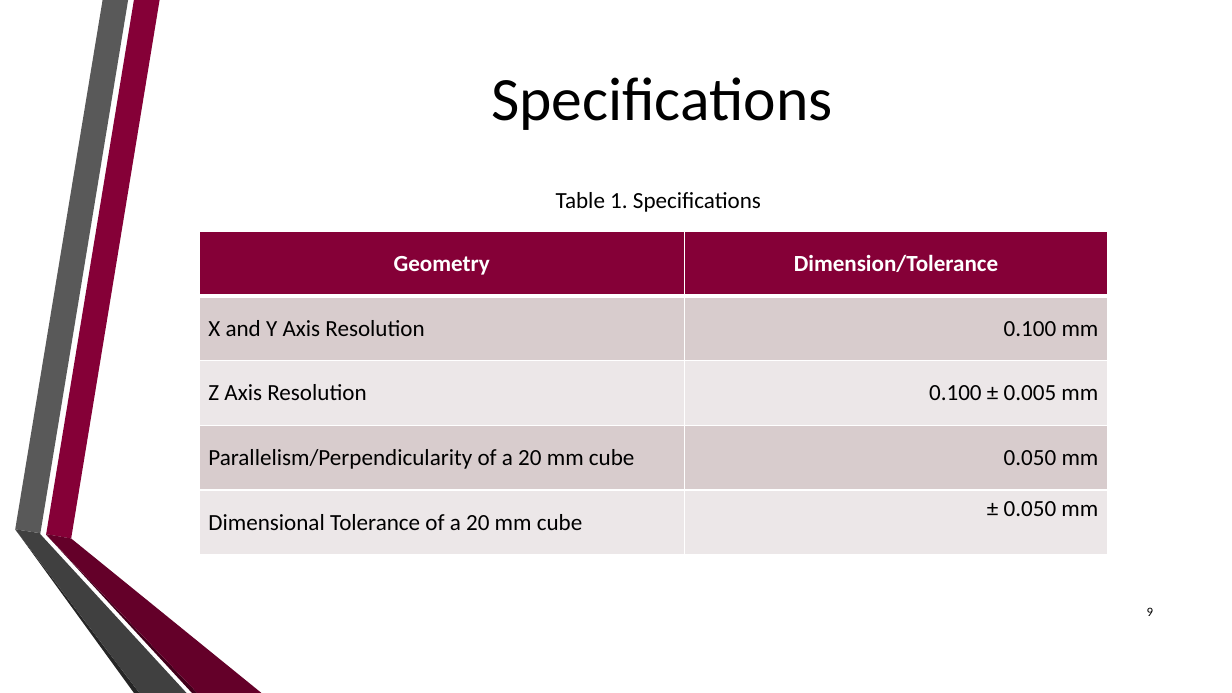
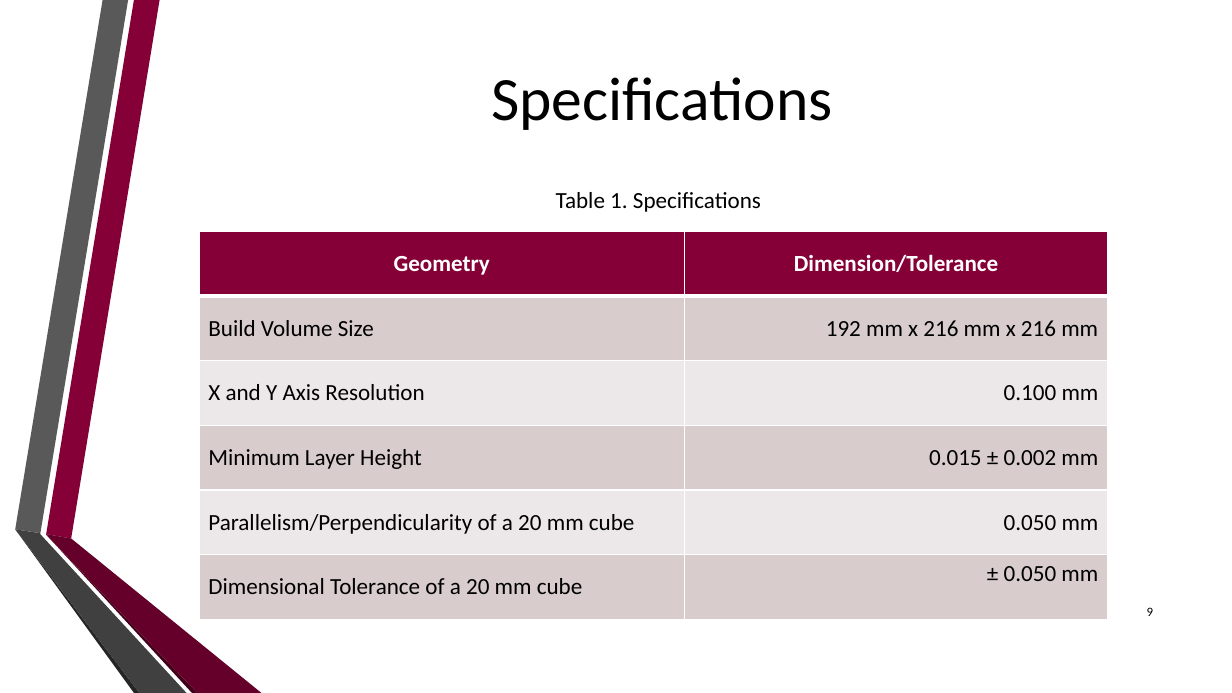
Before and after one commit to dan-olsen/SeniorDesign, a slide deck: slide 9 of Presentations/DesignPres/DesignPres-75.pptx. Drawn at 1232x693 pixels with LibreOffice and Linux fonts; fonts in the diff are those of the drawing; background and template pictures are left out. Boxes give left, top, right and bottom in pixels: in the first picture for what was removed or moved away, otherwise in the second. Text is boxed around its words. In the diff, an @@ line names an element or a change of style, - is before the commit and + after.

```diff
--- a/Presentations/DesignPres/DesignPres-75.pptx
+++ b/Presentations/DesignPres/DesignPres-75.pptx
@@ table at [199,231,1107,619] @@
+row 2: Build Volume Size | 192 mm x 216 mm x 216 mm
-row 4, column 1: Z Axis Resolution
+row 4, column 1: Minimum Layer Height
-row 4, column 2: 0.100 ± 0.005 mm
+row 4, column 2: 0.015 ± 0.002 mm
```
Also in this commit, not shown: 2 other slides changed, 2 slides added, 3 slides removed.
